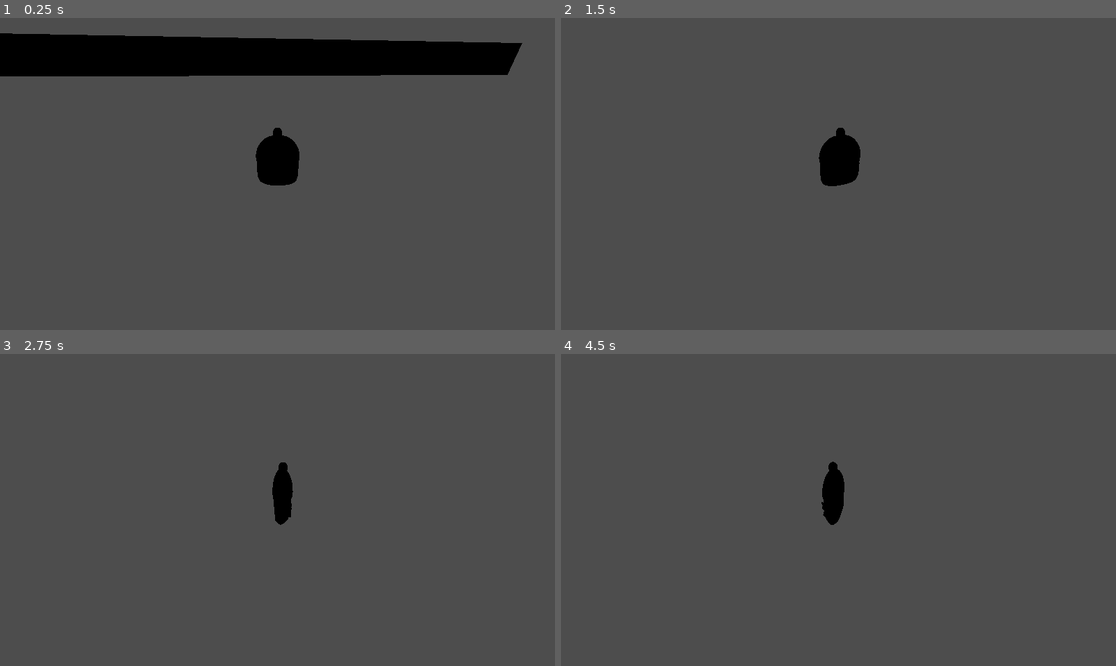
Above: before the commit, frames 1-4 (two rows, left to right).
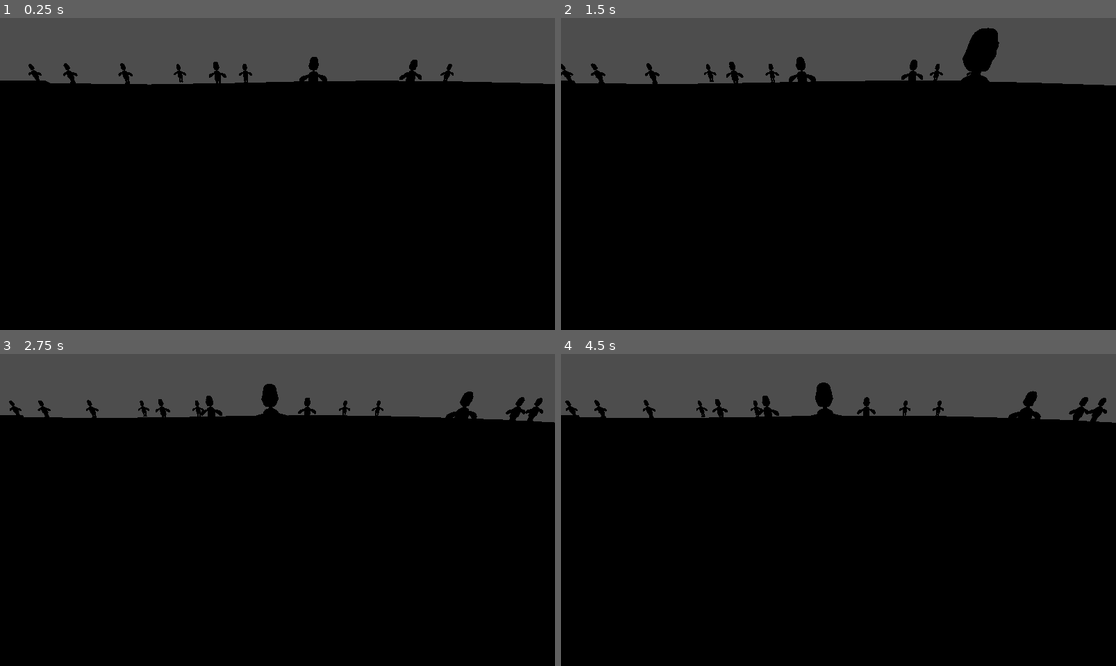
Above: after the commit, the same moments.

Repository: ChickenStorm/epic_game_jam_2023
Game: Godot game, scene res://world/Island.tscn
The game is run twice, just before and just after one commit, with the same random seed, the same clock (stepped at 60 frames per second) and the same inputs. This scene is started directly instead of the project's main scene.
Inputs (mouse positions are in pixels of both pictures, inside the frame that each line leads up to):
- Up to frame 1 (0.25 s): no input
- Up to frame 2 (1.5 s): tap Enter at 0.5 s; move the mouse to (960, 158) at 0.52 s; press the mouse at (960, 158) at 0.53 s; hold D (move_right) 0.53-1.28 s; tap Space (jump) at 0.77 s; move the mouse to (727, 189) at 1.27 s; release the mouse at (727, 189) at 1.28 s; hold S (move_back) from 1.28 s (still down); tap W (move_front) at 1.35 s
- Up to frame 3 (2.75 s): tap Space (jump) at 1.52 s; move the mouse to (333, 441) at 2.02 s; release S (move_back) at 2.03 s; press the mouse at (333, 441) at 2.03 s; hold D (move_right) from 2.03 s (still down)
- Up to frame 4 (4.5 s): move the mouse to (810, 572) at 2.77 s; release the mouse at (810, 572) at 2.78 s; tap W (move_front) at 2.85, 4.35 s; tap Space (jump) at 3.02, 3.77 s; move the mouse to (1005, 556) at 3.52 s; release D (move_right) at 3.53 s; press the mouse at (1005, 556) at 3.53 s; hold A (move_left) from 3.53 s (still down); move the mouse to (672, 463) at 4.27 s; release the mouse at (672, 463) at 4.28 s

The runs differ from the first frame. In frame 1, 89% of the frame differs, in the area x 0-100%, y 4-100%; in frame 2, 80%; in frame 3, 80%; in frame 4, 80%.

Commit message:
fix spawner

Diff:
--- a/world/Island.tscn
+++ b/world/Island.tscn
@@ -11,8 +11,8 @@
 use_collision = true
 
 [node name="CSGBox3D" type="CSGBox3D" parent="CSGCombiner3D"]
-transform = Transform3D(1, 0, 0, 0, 1, 0, 0, 0, 1, -327, 0, -275)
-size = Vector3(2500, 500, 1000)
+transform = Transform3D(1, 0, 0, 0, 1, 0, 0, 0, 1, -32, 0, -47)
+size = Vector3(500, 250, 200)
 
 [node name="CSGPolygon3D" type="CSGPolygon3D" parent="CSGCombiner3D"]
 transform = Transform3D(1, 0, 0, 0, -4.37114e-08, -1, 0, 1, -4.37114e-08, 0, 0, 0)
@@ -33,8 +33,9 @@
 material = ExtResource("2_5etcd")
 
 [node name="Area3D" type="Area3D" parent="."]
+transform = Transform3D(0.9, 0, 0, 0, 0.9, 0, 0, 0, 0.9, 0, 0, 0)
 
 [node name="CollisionPolygon3D" type="CollisionPolygon3D" parent="Area3D"]
-transform = Transform3D(1, 0, 0, 0, -4.37114e-08, -1, 0, 1, -4.37114e-08, 0, 0, 0)
-depth = 100.0
+transform = Transform3D(1, 0, 0, 0, -4.37114e-08, -1, 0, 1, -4.37114e-08, -4.29739, 0, -3.12092)
+depth = 10.0
 polygon = PackedVector2Array(2.66069, 1.44209, 15.5815, 3.77719, 34.885, 2.99882, 50.9193, 0.8194, 60.8823, -9.45501, 6 …(525 unchanged characters)…
--- a/world/island.gd
+++ b/world/island.gd
@@ -15,8 +15,6 @@
 
 # Called when the node enters the scene tree for the first time.
 func _ready():
-
-
 	mesh.polygon = collision_shape.polygon
 	$Area3D/CollisionPolygon3D.polygon = collision_shape.polygon
 	$CSGCombiner3D/CSGPolygon3D.polygon = collision_shape.polygon
@@ -54,6 +52,7 @@
 func random_position() -> Vector3:
 	var x = rng.randf_range(rect.position.x, rect.position.x + rect.size.x )
 	var y = rng.randf_range(rect.position.y, rect.position.y + rect.size.y )
+#	print(x, y)
 	return Vector3(x, 0, y)
 
 
@@ -79,6 +78,7 @@
 	var target_diff = difficulity()
 	var current_spawner = []
 
+	print(rect)
 	var p_spawn = PLAYER_SPAWNER.instantiate()
 	p_spawn.position = random_position()
 	while not is_valid_island_position(p_spawn):
@@ -87,7 +87,7 @@
 	add_child(p_spawn)
 
 	while current_difficulty < target_diff:
-		var node = SPAWNER[rng.randi_range(0,SPAWNER.size()-1)].instantiate()
+		var node = SPAWNER[rng.randi_range(0, SPAWNER.size()-1)].instantiate()
 		node._generate(level)
 		add_child(node)
 		var pos = random_position()
@@ -97,11 +97,18 @@
 			node.position = pos
 		current_difficulty += node.difficulity
 		current_spawner.append(node)
-	await current_spawner[0].pre_ready
+
+
+	await get_tree().process_frame
+
 	if not $Area3D.overlaps_area(current_spawner[0]):
+		print("in water")
 		current_spawner[0].position.x = 0
 		current_spawner[0].position.z = -10
+		if $Player:
+			$Player.position.x = 0
+			$Player.position.z = -10
 
-	await  get_tree().process_frame
-#	$Area3D.monitoring = false
-#	$Area3D.monitorable = false
+#	await get_tree().process_frame
+	$Area3D.monitoring = false
+	$Area3D.monitorable = false
--- a/world/logic/PlayerSpwaner.gd
+++ b/world/logic/PlayerSpwaner.gd
@@ -23,6 +23,7 @@
 
 func spawn_player():
 	var player = PALYER.instantiate()
+	player.name = "Player"
 	player.position = position + Vector3.UP
 	get_parent().add_child(player)
 	emit_signal("spawned", player)
--- a/world/logic/zombie_spawner.gd
+++ b/world/logic/zombie_spawner.gd
@@ -4,15 +4,13 @@
 
 const ZOMB = preload("res://zombie/zombie.tscn")
 
-
-
 var rng = RandomNumberGenerator.new()
-var zombie_nuber = 0
-
+var zombie_nuber = 1
 
 
 func _ready():
-	if not overlaps_area(get_parent().get_node("Area3D")):
+	await get_tree().process_frame
+	if not overlaps_area($"../Area3D"):
 		print("q")
 #		queue_free()
 #		return
@@ -34,7 +32,15 @@
 		var node = ZOMB.instantiate()
 		node.position = position + v
 		get_parent().add_child(node)
+		check_zombie(node)
 	queue_free()
+
+
+func check_zombie(node: Zombie):
+	pass
+#	await get_tree().process_frame
+#	if not $"../Area3D".overlaps_body(node):
+#		node.death()
 
 
 func _generate(level):
